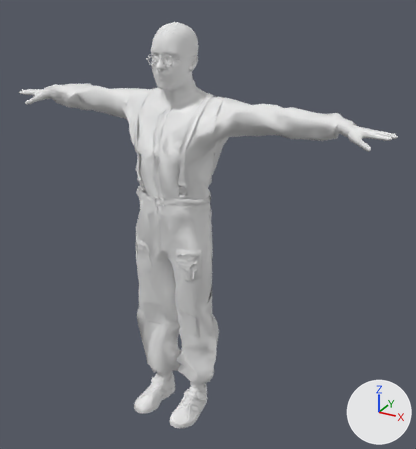
Renders of the glTF model portfolio-app/public/models/Avatar.glb from each side of a commit.
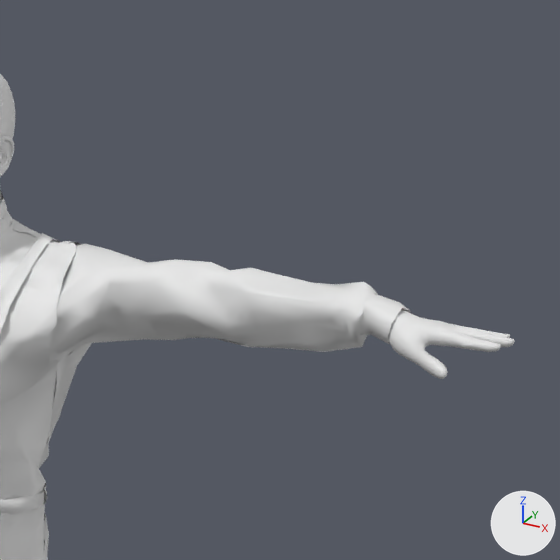
Each version is shown whole from a camera (50 mm lens) standing at (1.29, -2.044, 2.039) and looking at (-0.002, 0.304, 0.865), then close up on the part from 46% to 100% of the width and 0% to 50% of the height. The lights are fixed; the arrows at lower right show +X, +Y and +Z. The close-ups show mesh edges as thin lines. Where no turn or scale is listed for an object, it has been applied to the vertices.

The first close-up shows 'body'.
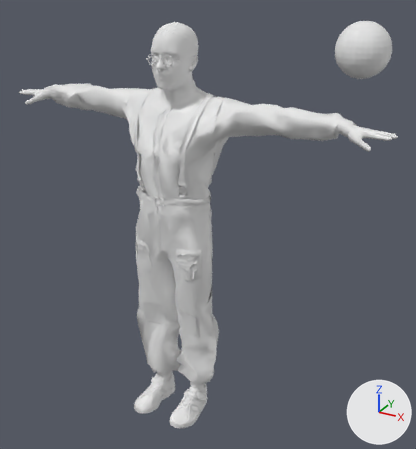
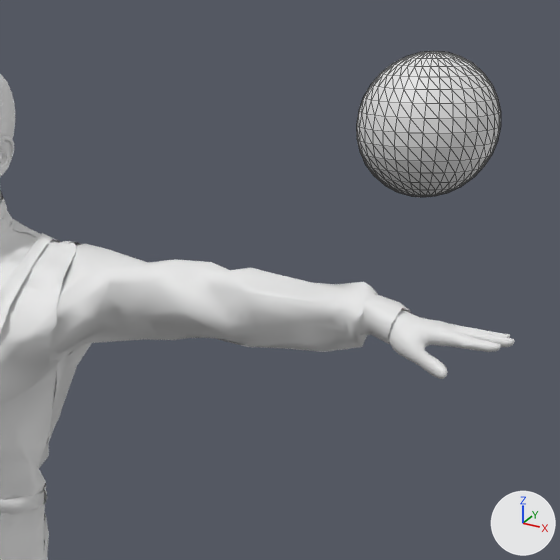
Pixel boxes [x1, y1, x2, y2] of what changed, in the close-ups (560 x 560 px):
'Planet', added: after [357, 51, 501, 197]

Edits to the bpy script that builds the scene:
```text
Add me_sphere:
    me_sphere.from_pydata(...)  # a UV sphere (32 segments, 16 rings, poles along z) spanning x -0.131..0.131, y -0.131..0.131, z -0.131..0.131
Add ob_planet:
    ob_planet = bpy.data.objects.new('Planet', me_sphere)
    ob_planet.location = (0.573, 0.769, 1.701)
```
